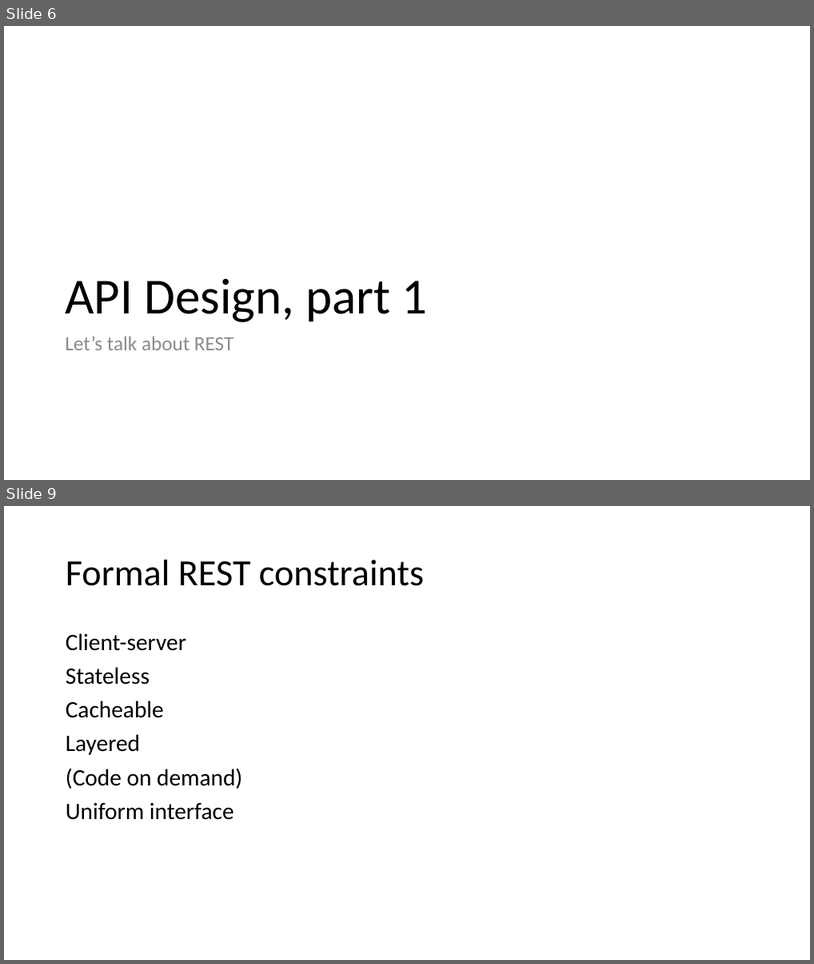
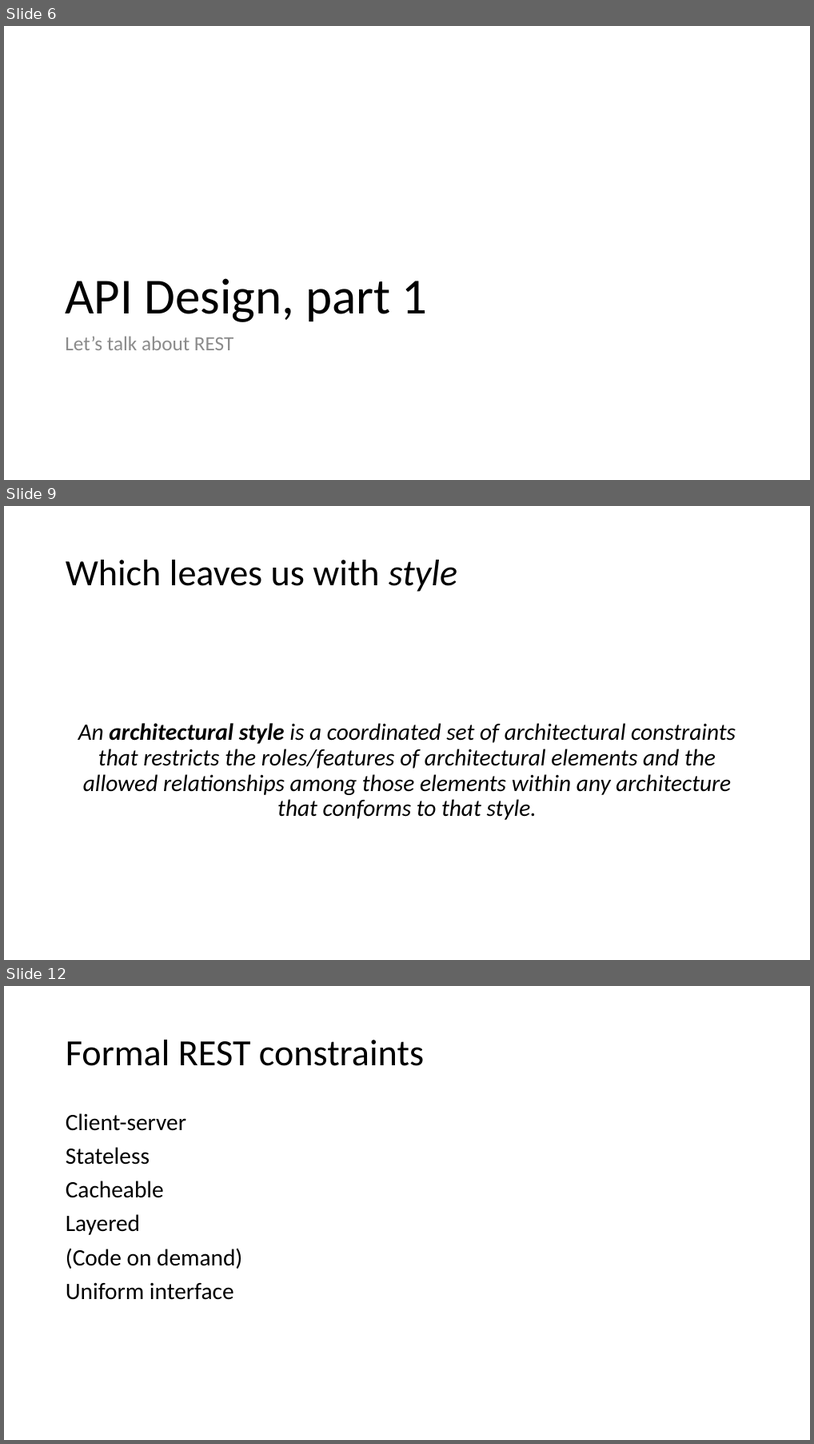
Before and after one commit to maherhosn/SU_SEGR_5240_18SQ, a slide deck: 01 - Introduction.pptx. Shown one above the other, each under a label of ours: slides 6 and 9 before the commit, slides 6, 9 and 12 after it; the slides between them are not shown. The pictures are 814x964 and 814x1444 pixels, drawn with LibreOffice and Linux fonts; fonts in the diff are those of the drawing. Boxes give left, top, right and bottom in pixels: in the first picture for what was removed or moved away, otherwise in the second. Text is boxed around its words. In the diff, an @@ line names an element or a change of style, - is before the commit and + after.

```diff
--- a/01 - Introduction.pptx
+++ b/01 - Introduction.pptx
@@ slide 9 added at box(4, 506, 810, 960), background #FFFFFF @@
@@ title added at box(66, 560, 458, 592), 44 pt, text #000000 @@
+Which leaves us with style
@@ text added at box(78, 723, 736, 820), 28 pt, text #000000, italic @@
+An architectural style is a coordinated set of architectural constraints that restricts the roles/features of architectural elements and the allowed relationships among those elements within any architecture that conforms to that style.
@@ what was slide 9 is now slide 12 @@
```
Also in this commit, not shown: 8 slides changed, 2 other slides added, 29 other files.
